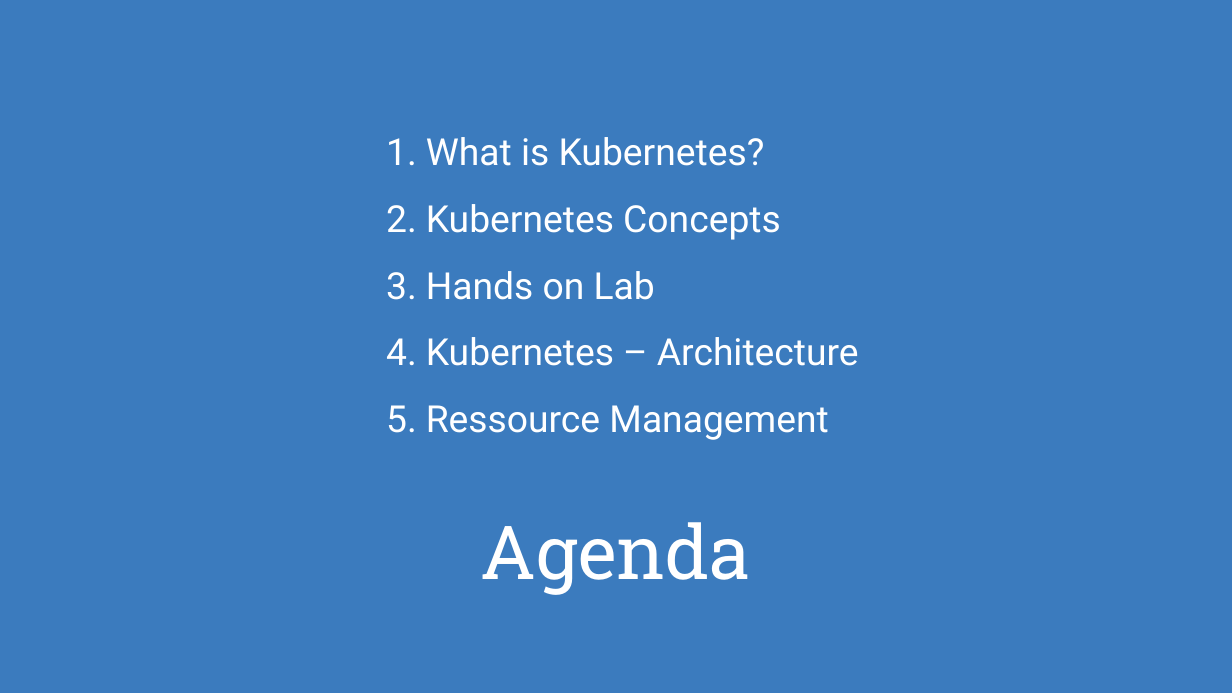
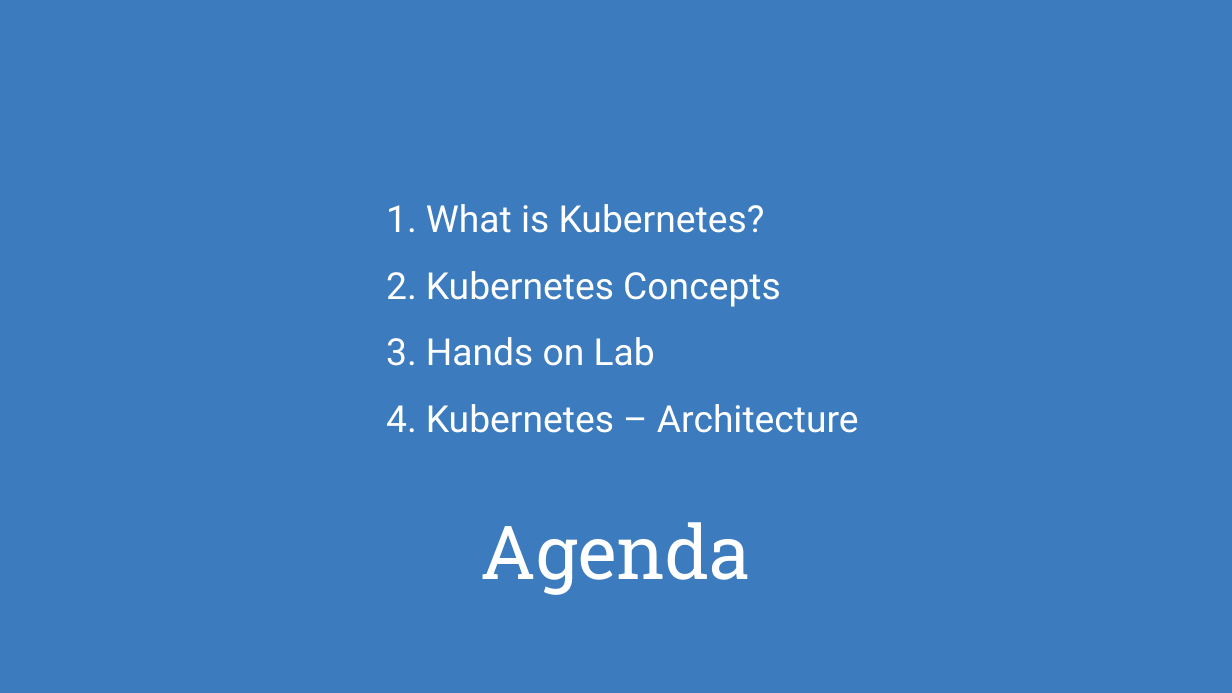
Before and after one commit to puzzle/kubernetes-techlab, a slide deck: slide 3 of presentation/introduction.odp (slide 2 before the commit). Drawn at 1232x693 pixels with LibreOffice and Linux fonts; fonts in the diff are those of the drawing; background and template pictures are left out. Boxes give left, top, right and bottom in pixels: in the first picture for what was removed or moved away, otherwise in the second. Text is boxed around its words. In the diff, an @@ line names an element or a change of style, - is before the commit and + after.

```diff
--- a/presentation/introduction.odp
+++ b/presentation/introduction.odp
@@ text at (426,405,828,440): paragraph removed @@
-5. Ressource Management
```
Also in this commit, not shown: 4 other slides changed, 10 slides added, 12 slides removed, 2 other files.
